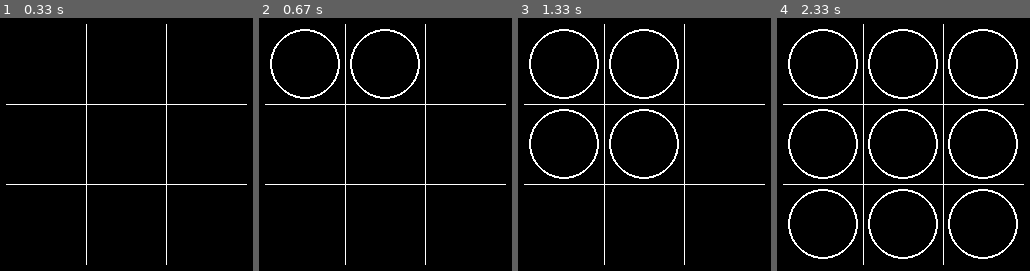
Above: before the commit, frames 1-4 (left to right).
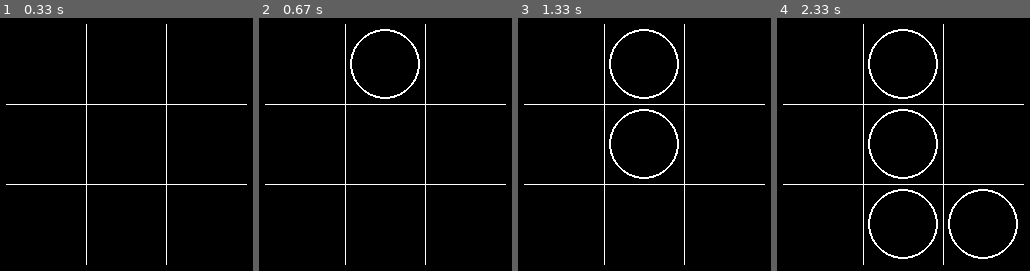
Above: after the commit, the same moments.

Repository: IamGary24/PygameCreations
Game: pygame game, started from TicTacToe/tictactoe.py
The game is run twice, just before and just after one commit, with the same random seed, the same clock (stepped at 60 frames per second) and the same inputs.
Inputs (mouse positions are in pixels of both pictures, inside the frame that each line leads up to):
- Up to frame 1 (0.33 s): no input
- Up to frame 2 (0.67 s): click (385, 83) at 0.38 s
- Up to frame 3 (1.33 s): click (647, 109) at 0.83 s
- Up to frame 4 (2.33 s): click (923, 233) at 1.42 s; move the mouse to (outside the picture) at 1.83 s; click (outside the picture) at 2.18 s

Frame 1 is identical in both runs. In frame 2, 0.6% of the frame differs, in the area x 4-33%, y 4-33%; in frame 3, 1.3%; in frame 4, 3.2%, in the area x 4-96%, y 4-96%.

Commit message:
the error for drawboard was actually in the main controller, solved the problem, victory tracks correctly but does not yet quit game

Diff:
--- a/TicTacToe/tictactoe.py
+++ b/TicTacToe/tictactoe.py
@@ -60,9 +60,9 @@
                     for j in range(len(boardContainers[i])):
                         if boardContainers[i][j].collidepoint(event.pos):
                             activeContainer = boardContainers[i][j] #denote this container as the active one
-                            gameBoard.update(activeContainer, token)
-                            #function to track this coordinate as circle or ex
-                            #gameBoard.victoryTracker((i,j),player,token)
+                            coords = i,j
+                gameBoard.update(activeContainer, token)
+                gameBoard.victoryTracker(coords,player,token)
 
 
 
